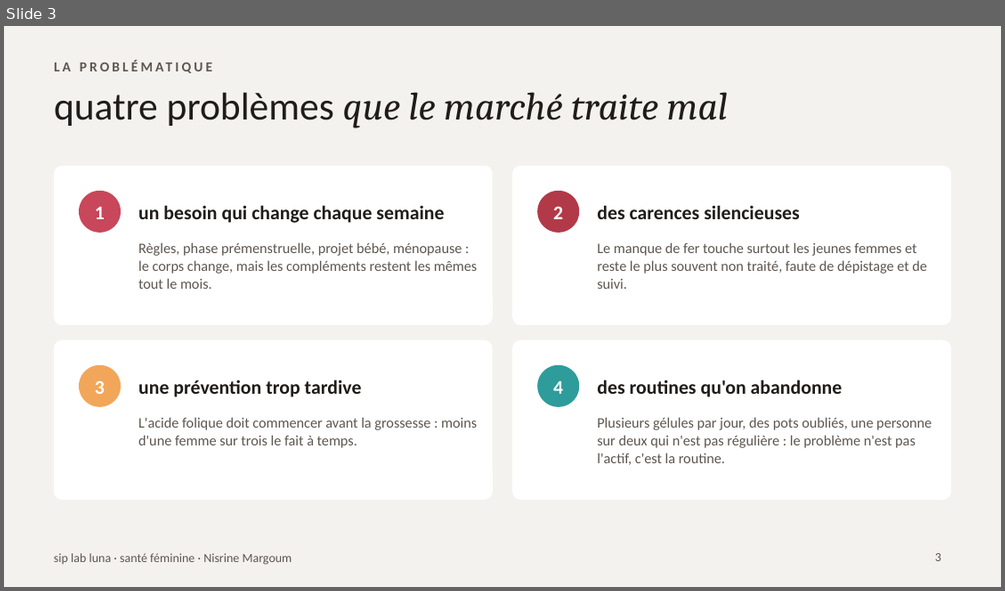
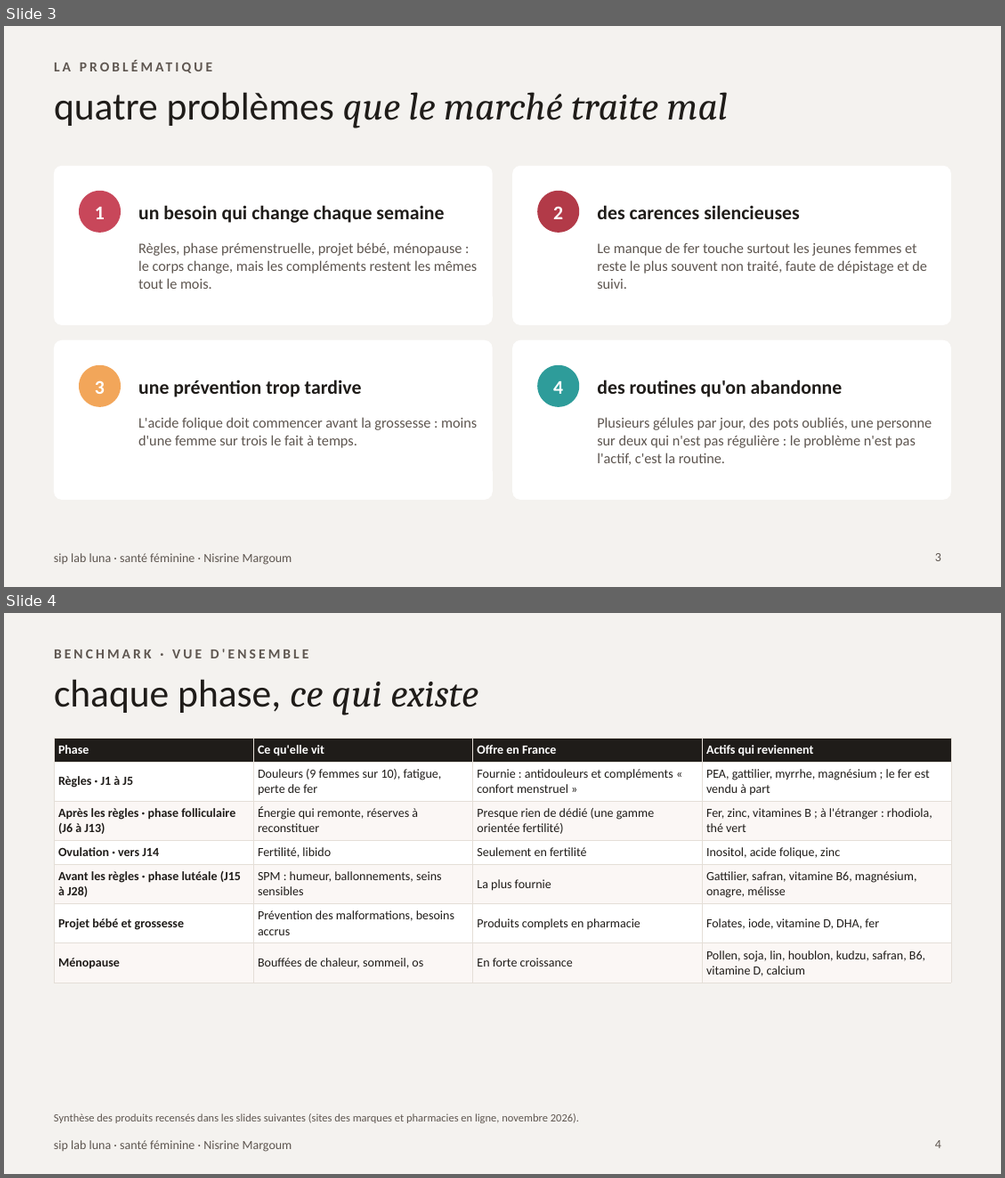
Before and after one commit to nisrine-max/mon-sitee, a slide deck: pitch/siplab-luna-problematique.pptx. Shown one above the other, each under a label of ours: slide 3 before the commit, slides 3 and 4 after it. The pictures are 1005x591 and 1005x1178 pixels, drawn with LibreOffice and Linux fonts; fonts in the diff are those of the drawing. Boxes give left, top, right and bottom in pixels: in the first picture for what was removed or moved away, otherwise in the second. Text is boxed around its words. In the diff, an @@ line names an element or a change of style, - is before the commit and + after.

```diff
--- a/pitch/siplab-luna-problematique.pptx
+++ b/pitch/siplab-luna-problematique.pptx
@@ slide 4 added at [4,613,1001,1174], background #F4F2EF; not listed: 1 template element that a slide beside it also shows @@
@@ text added at [54,649,308,658], 10 pt, text #5E5650, bold @@
+BENCHMARK · VUE D'ENSEMBLE
@@ title added at [54,679,478,715], 28 pt, text #1F1C19 @@
+chaque phase, ce qui existe
@@ table added at [54,738,951,980], 7 rows, 4 columns @@
+Phase | Ce qu'elle vit | Offre en France | Actifs qui reviennent
+Règles · J1 à J5 | Douleurs (9 femmes sur 10), fatigue, perte de fer | Fournie : antidouleurs et compléments « confort menstruel » | PEA, gattilier, myrrhe, magnésium ; le fer est vendu à part
+Après les règles · phase folliculaire (J6 à J13) | Énergie qui remonte, réserves à reconstituer | Presque rien de dédié (une gamme orientée fertilité) | Fer, zinc, vitamines B ; à l'étranger : rhodiola, thé vert
+Ovulation · vers J14 | Fertilité, libido | Seulement en fertilité | Inositol, acide folique, zinc
+Avant les règles · phase lutéale (J15 à J28) | SPM : humeur, ballonnements, seins sensibles | La plus fournie | Gattilier, safran, vitamine B6, magnésium, onagre, mélisse
+Projet bébé et grossesse | Prévention des malformations, besoins accrus | Produits complets en pharmacie | Folates, iode, vitamine D, DHA, fer
+Ménopause | Bouffées de chaleur, sommeil, os | En forte croissance | Pollen, soja, lin, houblon, kudzu, safran, B6, vitamine D, calcium
@@ text added at [54,1113,579,1123], 8 pt, text #5E5650 @@
+Synthèse des produits recensés dans les slides suivantes (sites des marques et pharmacies en ligne, novembre 2026).
@@ page number added at [935,1140,941,1148], 9 pt, text #5E5650 @@
+4
```
Also in this commit, not shown: 5 slides changed, 7 other slides added, 1 slide removed.
